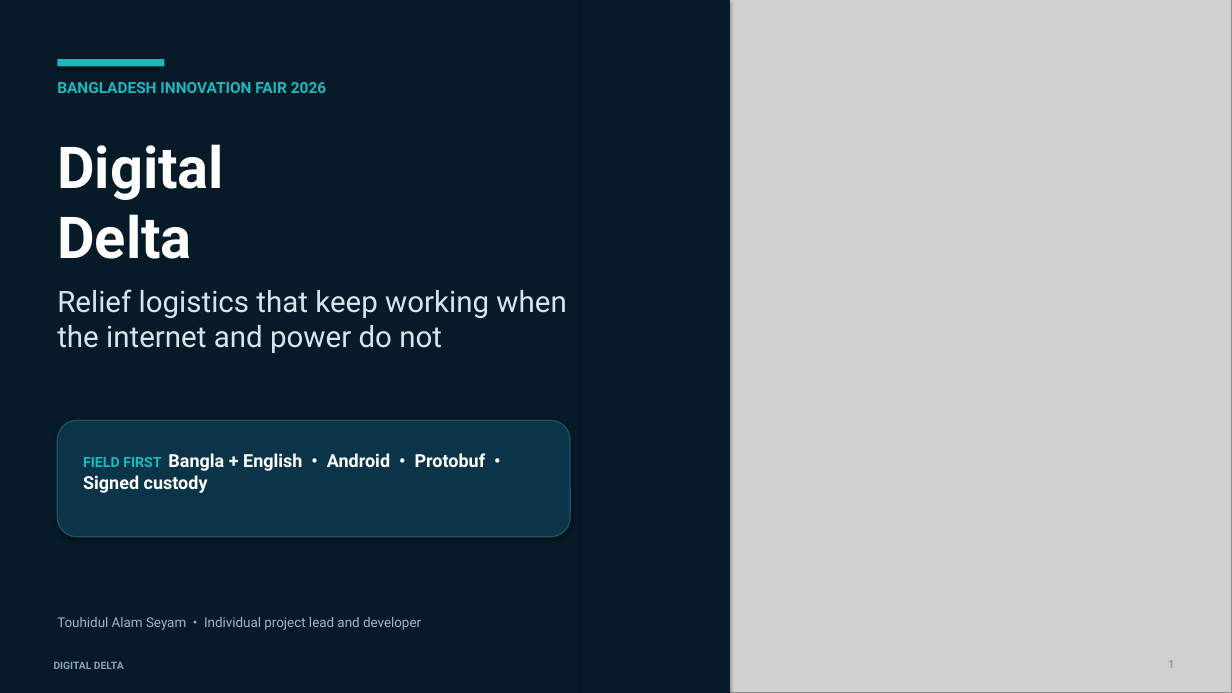
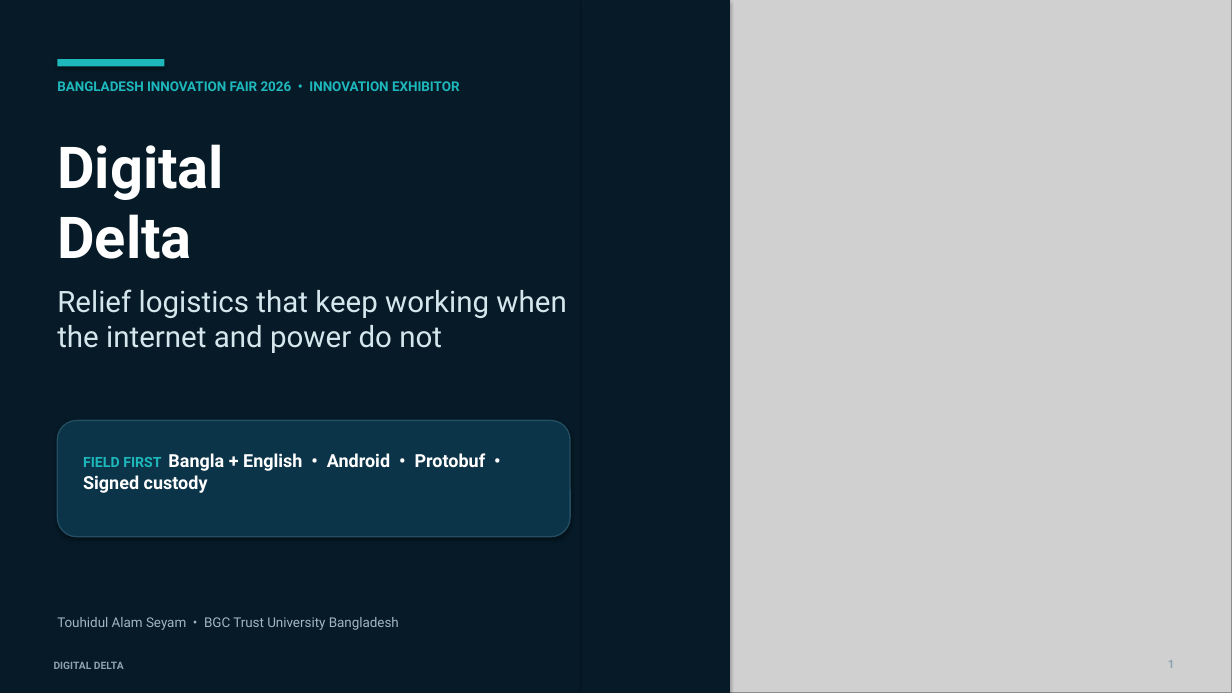
Before and after one commit to Seyamalam/digital-delta, a slide deck: slide 1 of output/presentation/digital-delta-innovation-fair.pptx. Drawn at 1232x693 pixels with LibreOffice and Linux fonts; fonts in the diff are those of the drawing; grey boxes stand for pictures. Boxes give left, top, right and bottom in pixels: in the first picture for what was removed or moved away, otherwise in the second. Text is boxed around its words. In the diff, an @@ line names an element or a change of style, - is before the commit and + after.

Commit message:
docs(submission): correct exhibitor affiliation

```diff
--- a/output/presentation/digital-delta-innovation-fair.pptx
+++ b/output/presentation/digital-delta-innovation-fair.pptx
@@ text at (57,81,460,91): text changed; size 12 to 10.5 pt @@
-BANGLADESH INNOVATION FAIR 2026
+BANGLADESH INNOVATION FAIR 2026 • INNOVATION EXHIBITOR
@@ text at (57,617,399,630): text changed @@
-Touhidul Alam Seyam • Individual project lead and developer
+Touhidul Alam Seyam • BGC Trust University Bangladesh
```
Also in this commit, not shown: 1 other slide changed, 11 other files.
